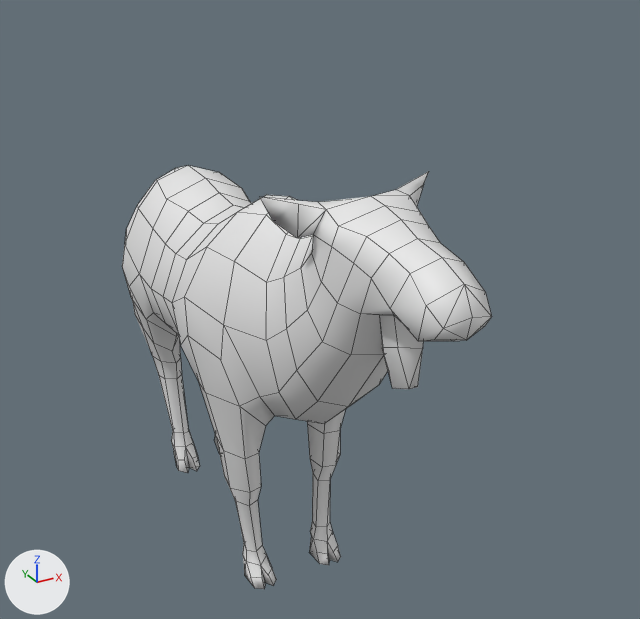
The FBX model models/fauna/elk/moose.fbx as it was, and as the next commit left it.
Rendered twice from a 50 mm camera at (-1.07, -2.33, 1.97) aimed at (0.13, -0.15, 0.88). Arrows for +X, +Y and +Z are at lower left; the lights stay in place. Mesh edges are drawn as thin lines. Materials are left out; every surface is plain grey. Where no turn or scale is listed for an object, it has been applied to the vertices.

Names of what the first picture shows: 'moose'.
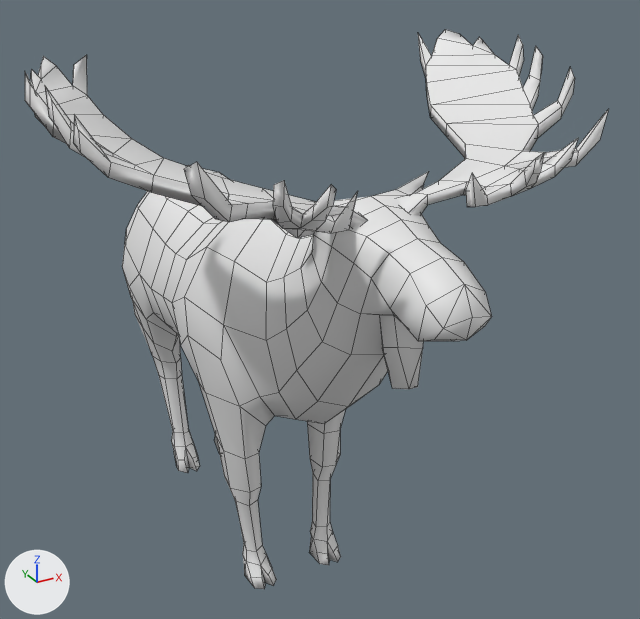
Commit message: moose antlers

The change in detail:
me_moose is used by ob_moose; location (0.0, 0.0, 0.0).
me_moose had 479 vertices, 493 faces and spanned x -0.28..0.28, y -1.03..0.84, z 0.0..1.39.
me_moose now has 727 vertices, 739 faces and spans x -0.69..0.69, y -1.03..0.84, z 0.0..1.68.
me_moose part 1: a new loose piece of 124 vertices spanning x 0.05..0.69, y -0.91..-0.08, z 1.34..1.68.
me_moose part 2: a new loose piece of 124 vertices spanning x -0.69..-0.05, y -0.91..-0.08, z 1.34..1.68.

What differs and where, as boxes (x1, y1, x2, y2) in the pictures (640 x 619 px):
'moose', reshaped (58% wider, 32% taller)
    before: (122, 165, 492, 589)
    after: (25, 29, 609, 589)
part 1 of me_moose, added
    after: (397, 29, 609, 216)
part 2 of me_moose, added
    after: (25, 55, 367, 233)
